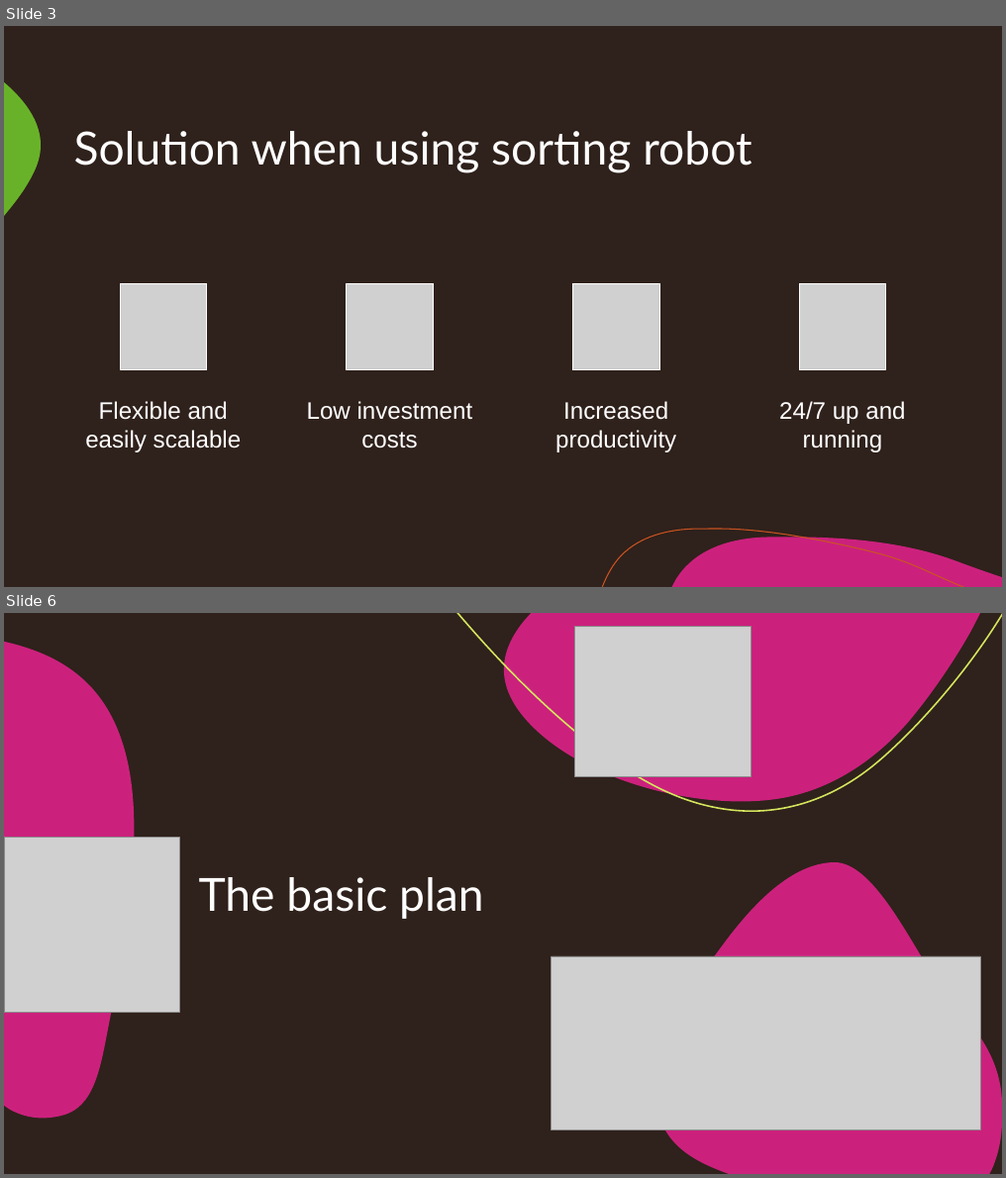
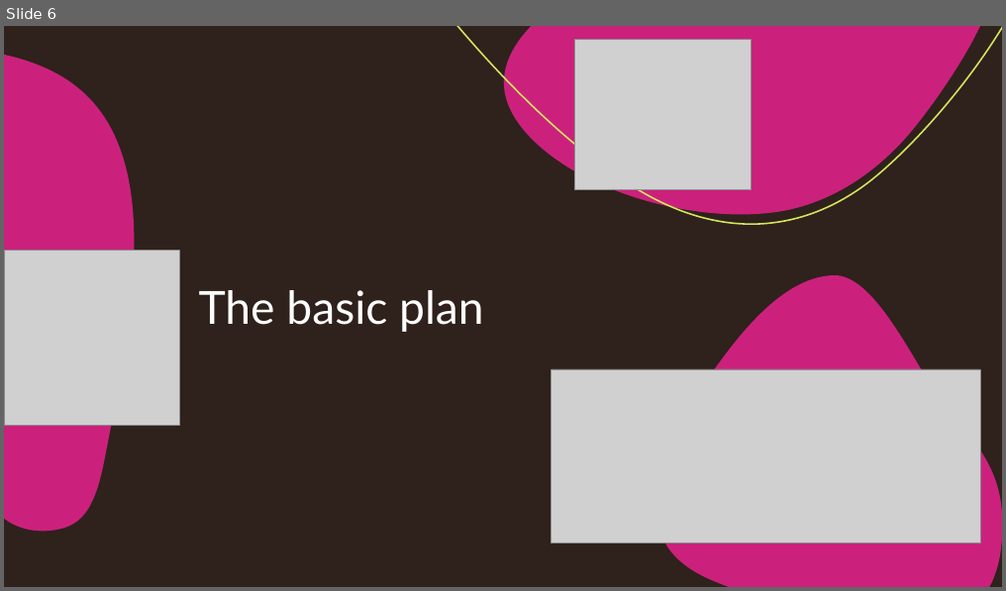
Before and after one commit to CursingThomas/ROBOT_GROUP2, a slide deck: Documentation/Presentations/Demo9May.pptx. Shown one above the other, each under a label of ours: slides 3 and 6 before the commit, slide 6 after it; the slides between them are not shown. The pictures are 1006x1178 and 1006x591 pixels, drawn with LibreOffice and Linux fonts; fonts in the diff are those of the drawing; grey boxes stand for pictures. Boxes give left, top, right and bottom in pixels: in the first picture for what was removed or moved away, otherwise in the second. Text is boxed around its words. In the diff, an @@ line names an element or a change of style, - is before the commit and + after.

```diff
--- a/Documentation/Presentations/Demo9May.pptx
+++ b/Documentation/Presentations/Demo9May.pptx
@@ slide 3 removed at (x1=4, y1=26, x2=1002, y2=587), background #2F211B @@
@@ freeform shape removed at (x1=4, y1=82, x2=41, y2=216) @@
@@ title removed at (x1=74, y1=131, x2=751, y2=174) @@
-Solution when using sorting robot
@@ group removed at (x1=85, y1=283, x2=905, y2=453): 4 pictures, 4 texts @@
-Flexible and easily scalable
-Low investment costs
-Increased productivity
-24/7 up and running
@@ freeform shape removed at (x1=602, y1=529, x2=963, y2=587) @@
@@ freeform shape removed at (x1=672, y1=537, x2=1002, y2=587) @@
```
Also in this commit, not shown: 3 slides changed, 6 slides added, 1 other slide removed.
